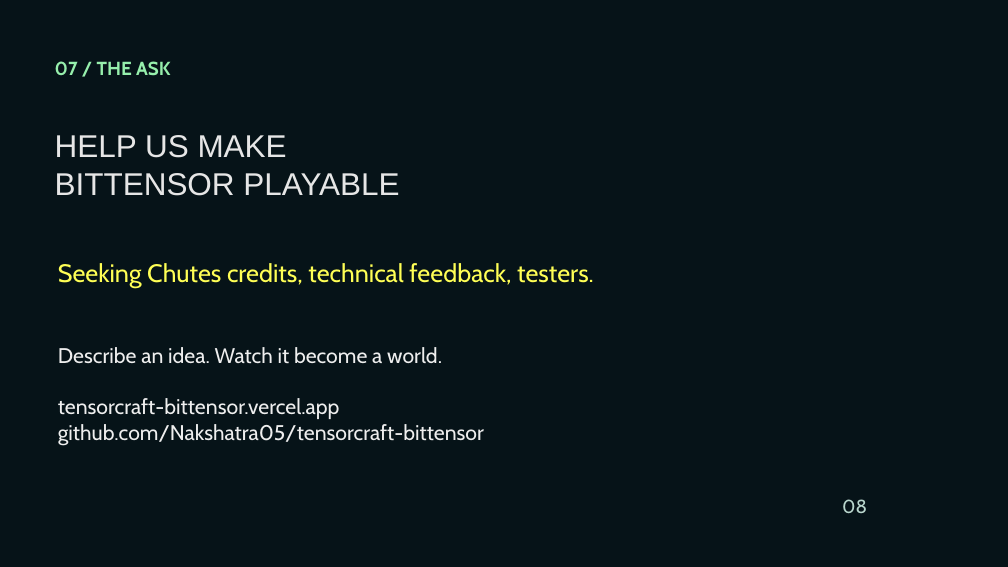
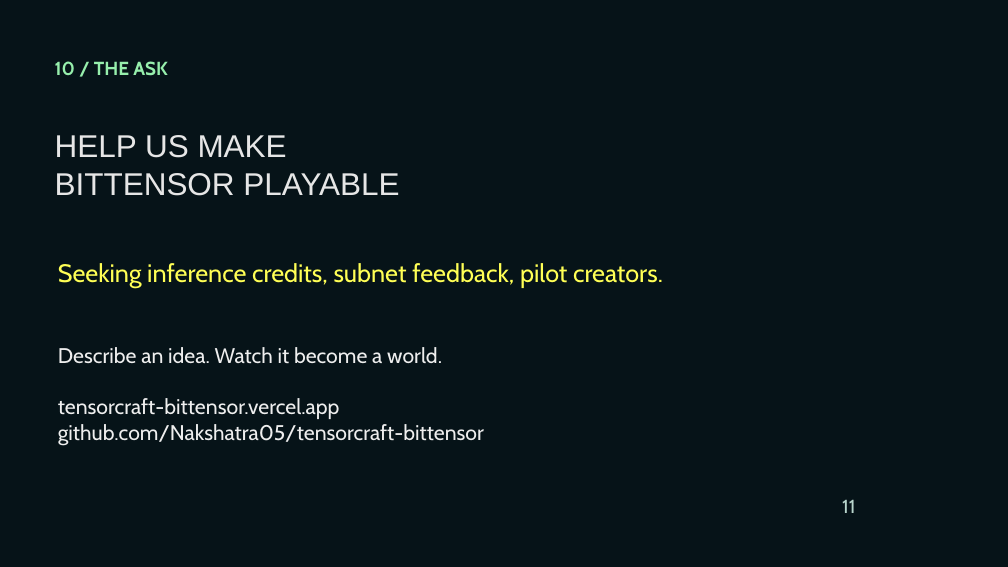
Before and after one commit to Nakshatra05/tensorcraft-bittensor, a slide deck: slide 11 of presentation/TensorCraft-Bittensor-Pitch.pptx (slide 8 before the commit). Drawn at 1008x567 pixels with LibreOffice and Linux fonts; fonts in the diff are those of the drawing; background and template pictures are left out. Boxes give left, top, right and bottom in pixels: in the first picture for what was removed or moved away, otherwise in the second. Text is boxed around its words. In the diff, an @@ line names an element or a change of style, - is before the commit and + after.

Commit message:
Add proposed business model and creator pilot to pitch

```diff
--- a/presentation/TensorCraft-Bittensor-Pitch.pptx
+++ b/presentation/TensorCraft-Bittensor-Pitch.pptx
@@ text at (55, 61, 168, 76): text changed @@
-07 / THE ASK
+10 / THE ASK
@@ text at (58, 263, 663, 288): text changed @@
-Seeking Chutes credits, technical feedback, testers.
+Seeking inference credits, subnet feedback, pilot creators.
@@ text at (842, 499, 855, 513): text changed @@
-08
+11
```
Also in this commit, not shown: 1 other slide changed, 3 slides added.
